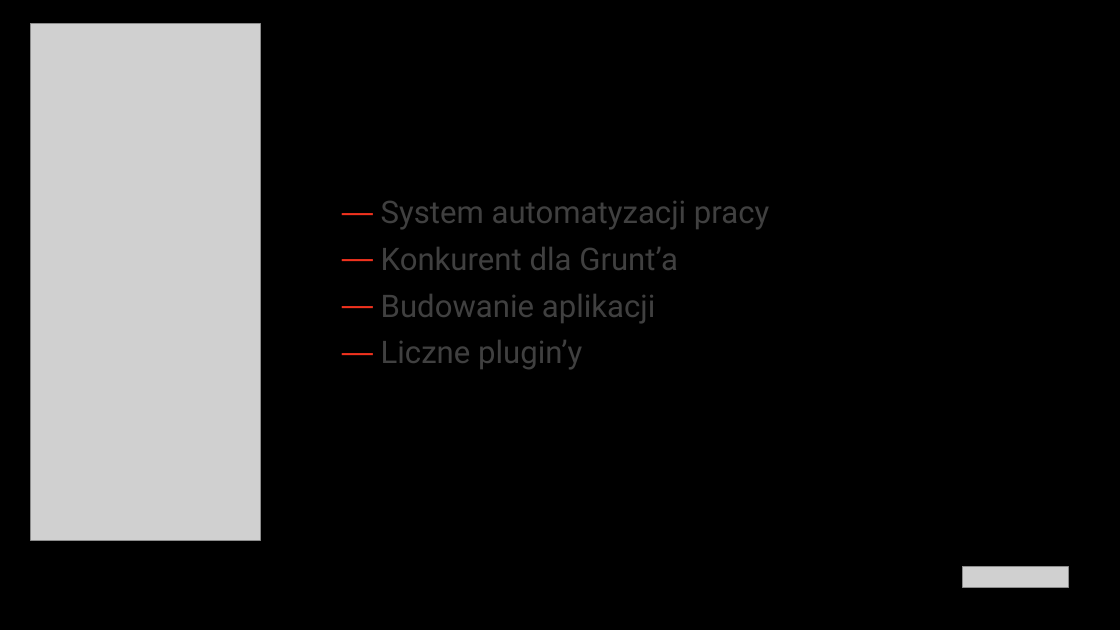
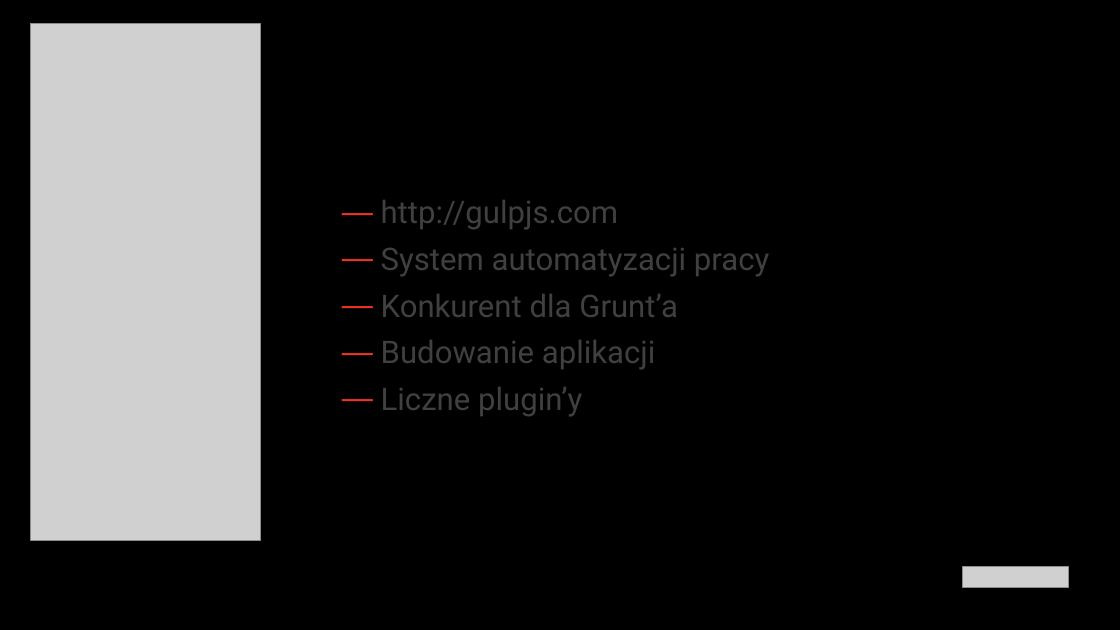
Before and after one commit to ppmazurGU/workshops_Bialystok, a slide deck: slide 8 of docs/Workshops_BS01.pptx. Drawn at 1120x630 pixels with LibreOffice and Linux fonts; fonts in the diff are those of the drawing; grey boxes stand for pictures; background and template pictures are left out. Boxes give left, top, right and bottom in pixels: in the first picture for what was removed or moved away, otherwise in the second. Text is boxed around its words. In the diff, an @@ line names an element or a change of style, - is before the commit and + after.

```diff
--- a/docs/Workshops_BS01.pptx
+++ b/docs/Workshops_BS01.pptx
@@ text at box(381, 200, 619, 229): paragraph added @@
+— http://gulpjs.com
```
Also in this commit, not shown: 8 other slides changed, 1 other file.
